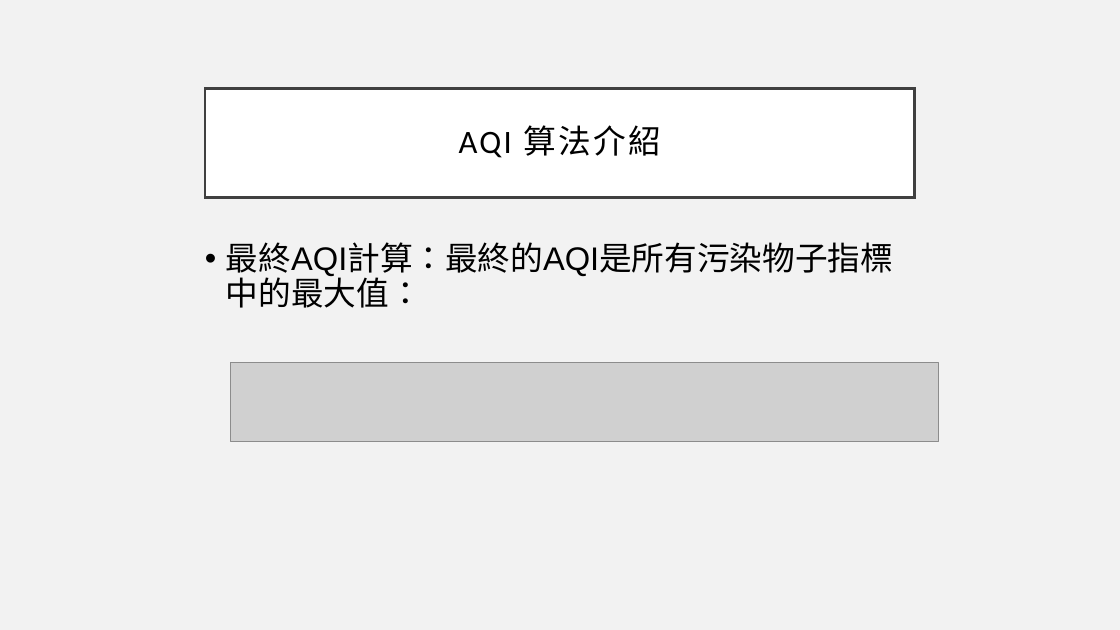
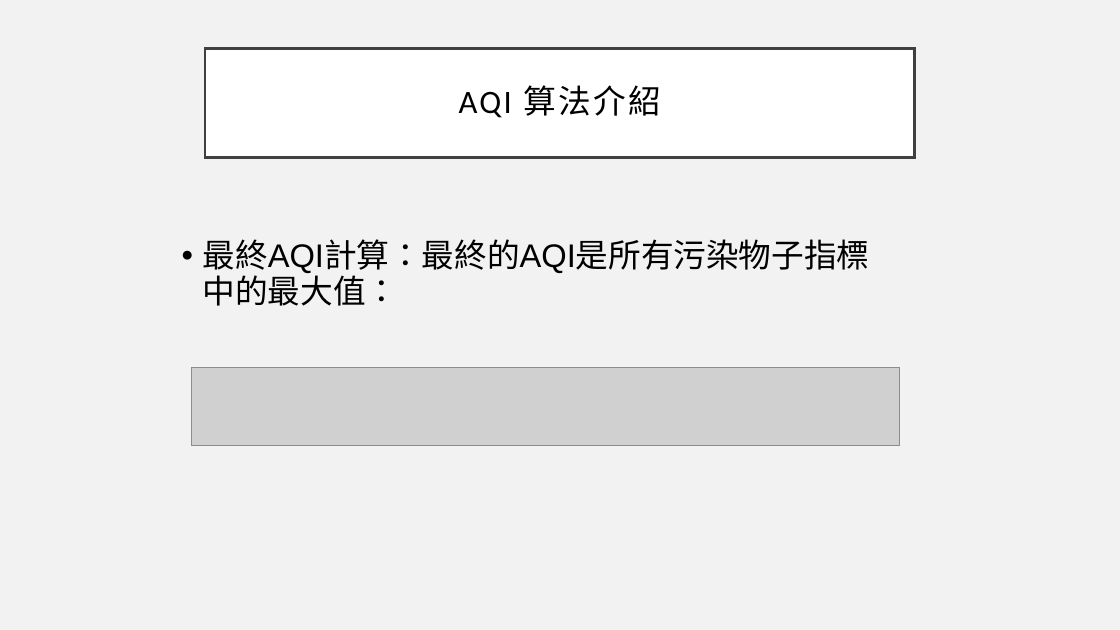
Before and after one commit to jasonfghx/lilicoco, a slide deck: slide 6 of 大學生/空氣品質與癌症之間的關聯.pptx. Drawn at 1120x630 pixels with LibreOffice and Linux fonts; fonts in the diff are those of the drawing; grey boxes stand for pictures. Boxes give left, top, right and bottom in pixels: in the first picture for what was removed or moved away, otherwise in the second. Text is boxed around its words. In the diff, an @@ line names an element or a change of style, - is before the commit and + after.

```diff
--- a/大學生/空氣品質與癌症之間的關聯.pptx
+++ b/大學生/空氣品質與癌症之間的關聯.pptx
@@ title "AQI 算法介紹": place and size @@
-title "AQI 算法介紹" at (205,89,915,198)
+title "AQI 算法介紹" at (205,48,915,157)
@@ text "最終AQI計算：最終的AQI是所有污染物子指標中的最大值：": place and size @@
-text "最終AQI計算：最終的AQI是所有污染物子指標中的最大值：" at (226,242,893,279)
+text "最終AQI計算：最終的AQI是所有污染物子指標中的最大值：" at (203,239,870,276)
@@ picture: place and size @@
-picture at (230,363,939,442)
+picture at (192,367,901,446)
```
Also in this commit, not shown: 9 other slides changed, 2 slides added.
